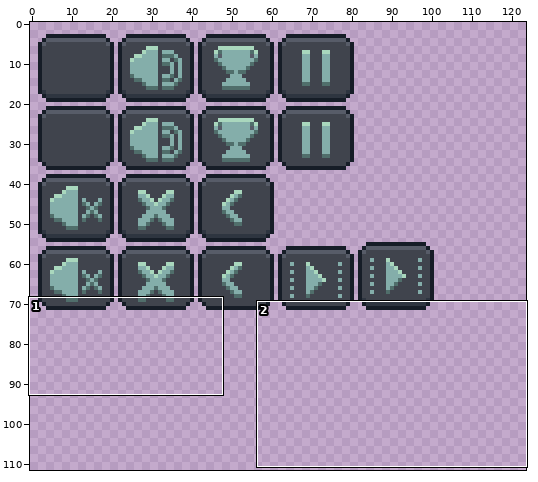
A pixel-art file gets an edit: Assets/Native/Sprites/UI/Buttons.aseprite. The first picture is a wide view before the edit; the outline marks the close-up.
Close-up. Before:
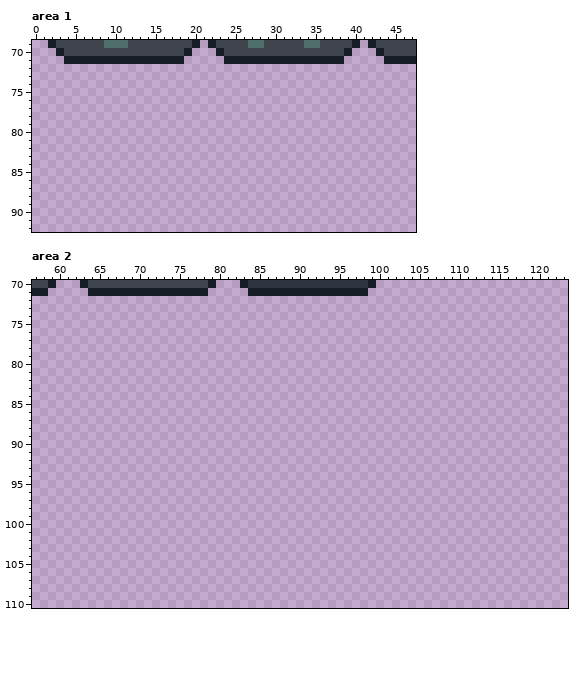
128x128 pixels, 1 frame. Shown: area 1: x 0..47, y 69..92; area 2: x 57..123, y 70..110. The wide view leaves out empty margins.
After the commit:
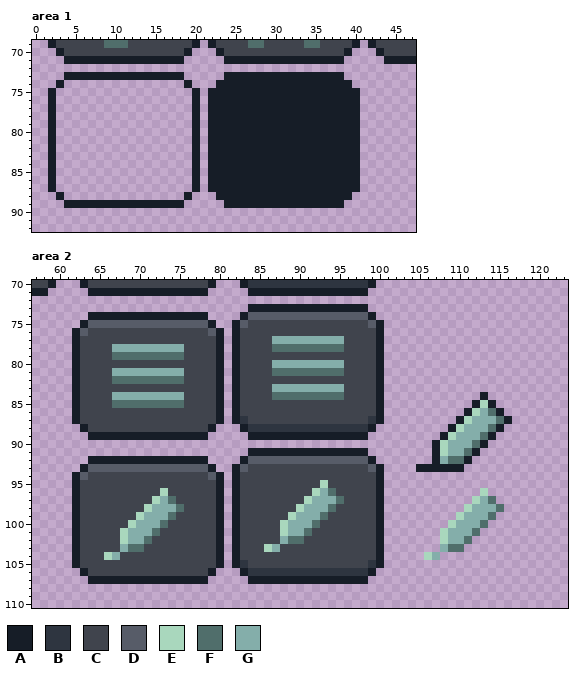
Palette (. is transparent): A #161d27  B #2e3540  C #40444d  D #575c68  E #a9d7bd  F #506e6b  G #84aeaa
Changes in this commit:
Area 1:
y 73: x 4..18 ............... -> AAAAAAAAAAAAAAA; x 24..38 ............... -> AAAAAAAAAAAAAAA
y 74: x 3 . -> A; x 19 . -> A; x 23..39 ................. -> AAAAAAAAAAAAAAAAA
y 75..87: x 2 . -> A; x 20 . -> A; x 22..40 ................... -> AAAAAAAAAAAAAAAAAAA
y 88: x 3 . -> A; x 19 . -> A; x 23..39 ................. -> AAAAAAAAAAAAAAAAA
y 89: x 4..18 ............... -> AAAAAAAAAAAAAAA; x 24..38 ............... -> AAAAAAAAAAAAAAA
Area 2:
y 73: x 84..98 ............... -> AAAAAAAAAAAAAAA
y 74: x 64..78 ............... -> AAAAAAAAAAAAAAA; x 83..99 ................. -> ADDDDDDDDDDDDDDDA
y 75: x 63..79 ................. -> ADDDDDDDDDDDDDDDA; x 82..100 ................... -> ADCCCCCCCCCCCCCCCDA
y 76: x 62..80 ................... -> ADCCCCCCCCCCCCCCCDA; x 82..100 ................... -> ACCCCCCCCCCCCCCCCCA
y 77: x 62..80 ................... -> ACCCCCCCCCCCCCCCCCA; x 82..100 ................... -> ACCCCGGGGGGGGGCCCCA
y 78: x 62..80 ................... -> ACCCCGGGGGGGGGCCCCA; x 82..100 ................... -> ACCCCFFFFFFFFFCCCCA
y 79: x 62..80 ................... -> ACCCCFFFFFFFFFCCCCA; x 82..100 ................... -> ACCCCCCCCCCCCCCCCCA
y 80: x 62..80 ................... -> ACCCCCCCCCCCCCCCCCA; x 82..100 ................... -> ACCCCGGGGGGGGGCCCCA
y 81: x 62..80 ................... -> ACCCCGGGGGGGGGCCCCA; x 82..100 ................... -> ACCCCFFFFFFFFFCCCCA
y 82: x 62..80 ................... -> ACCCCFFFFFFFFFCCCCA; x 82..100 ................... -> ACCCCCCCCCCCCCCCCCA
y 83: x 62..80 ................... -> ACCCCCCCCCCCCCCCCCA; x 82..100 ................... -> ACCCCGGGGGGGGGCCCCA
y 84: x 62..80 ................... -> ACCCCGGGGGGGGGCCCCA; x 82..100 ................... -> ACCCCFFFFFFFFFCCCCA; x 113 . -> A
y 85: x 62..80 ................... -> ACCCCFFFFFFFFFCCCCA; x 82..100 ................... -> ACCCCCCCCCCCCCCCCCA; x 112..114 ... -> AEA
y 86: x 62..80 ................... -> ACCCCCCCCCCCCCCCCCA; x 82..100 ................... -> ACCCCCCCCCCCCCCCCCA; x 111..115 ..... -> AEGFA
y 87: x 62..80 ................... -> ACCCCCCCCCCCCCCCCCA; x 82..100 ................... -> ABCCCCCCCCCCCCCCCBA; x 110..116 ....... -> AEGGGFA
y 88: x 63..79 ................. -> ACCCCCCCCCCCCCCCA; x 83..99 ................. -> ABBBBBBBBBBBBBBBA; x 109..115 ....... -> AEGGGFA
y 89: x 64..78 ............... -> AAAAAAAAAAAAAAA; x 84..98 ............... -> AAAAAAAAAAAAAAA; x 108..114 ....... -> AEGGGFA
y 90: x 107..113 ....... -> AEGGGFA
y 91: x 84..98 ............... -> AAAAAAAAAAAAAAA; x 107..112 ...... -> AEGGFA
y 92: x 64..78 ............... -> AAAAAAAAAAAAAAA; x 83..99 ................. -> ADDDDDDDDDDDDDDDA; x 107..111 ..... -> AGFFA
y 93: x 63..79 ................. -> ADDDDDDDDDDDDDDDA; x 82..100 ................... -> ADCCCCCCCCCCCCCCCDA; x 105..110 ...... -> AAAAAA
y 94: x 62..80 ................... -> ADCCCCCCCCCCCCCCCDA; x 82..100 ................... -> ACCCCCCCCCCCCCCCCCA
y 95: x 62..80 ................... -> ACCCCCCCCCCCCCCCCCA; x 82..100 ................... -> ACCCCCCCCCCECCCCCCA
y 96: x 62..80 ................... -> ACCCCCCCCCCECCCCCCA; x 82..100 ................... -> ACCCCCCCCCEGFCCCCCA; x 113 . -> E
y 97: x 62..80 ................... -> ACCCCCCCCCEGFCCCCCA; x 82..100 ................... -> ACCCCCCCCEGGGFCCCCA; x 112..114 ... -> EGF
y 98: x 62..80 ................... -> ACCCCCCCCEGGGFCCCCA; x 82..100 ................... -> ACCCCCCCEGGGFCCCCCA; x 111..115 ..... -> EGGGF
y 99: x 62..80 ................... -> ACCCCCCCEGGGFCCCCCA; x 82..100 ................... -> ACCCCCCEGGGFCCCCCCA; x 110..114 ..... -> EGGGF
y 100: x 62..80 ................... -> ACCCCCCEGGGFCCCCCCA; x 82..100 ................... -> ACCCCCEGGGFCCCCCCCA; x 109..113 ..... -> EGGGF
y 101: x 62..80 ................... -> ACCCCCEGGGFCCCCCCCA; x 82..100 ................... -> ACCCCCEGGFCCCCCCCCA; x 108..112 ..... -> EGGGF
y 102: x 62..80 ................... -> ACCCCCEGGFCCCCCCCCA; x 82..100 ................... -> ACCCCCGFFCCCCCCCCCA; x 108..111 .... -> EGGF
y 103: x 62..80 ................... -> ACCCCCGFFCCCCCCCCCA; x 82..100 ................... -> ACCCEGCCCCCCCCCCCCA; x 108..110 ... -> GFF
y 104: x 62..80 ................... -> ACCCEGCCCCCCCCCCCCA; x 82..100 ................... -> ACCCCCCCCCCCCCCCCCA; x 106..107 .. -> EG
y 105: x 62..80 ................... -> ACCCCCCCCCCCCCCCCCA; x 82..100 ................... -> ABCCCCCCCCCCCCCCCBA
y 106: x 63..79 ................. -> ACCCCCCCCCCCCCCCA; x 83..99 ................. -> ABBBBBBBBBBBBBBBA
y 107: x 64..78 ............... -> AAAAAAAAAAAAAAA; x 84..98 ............... -> AAAAAAAAAAAAAAA
